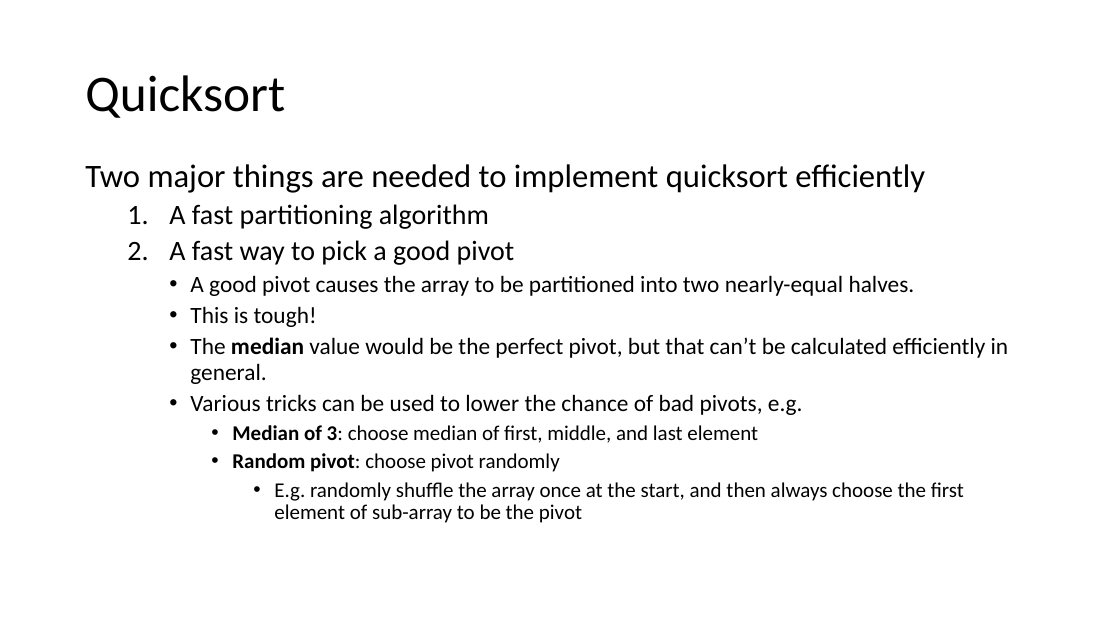
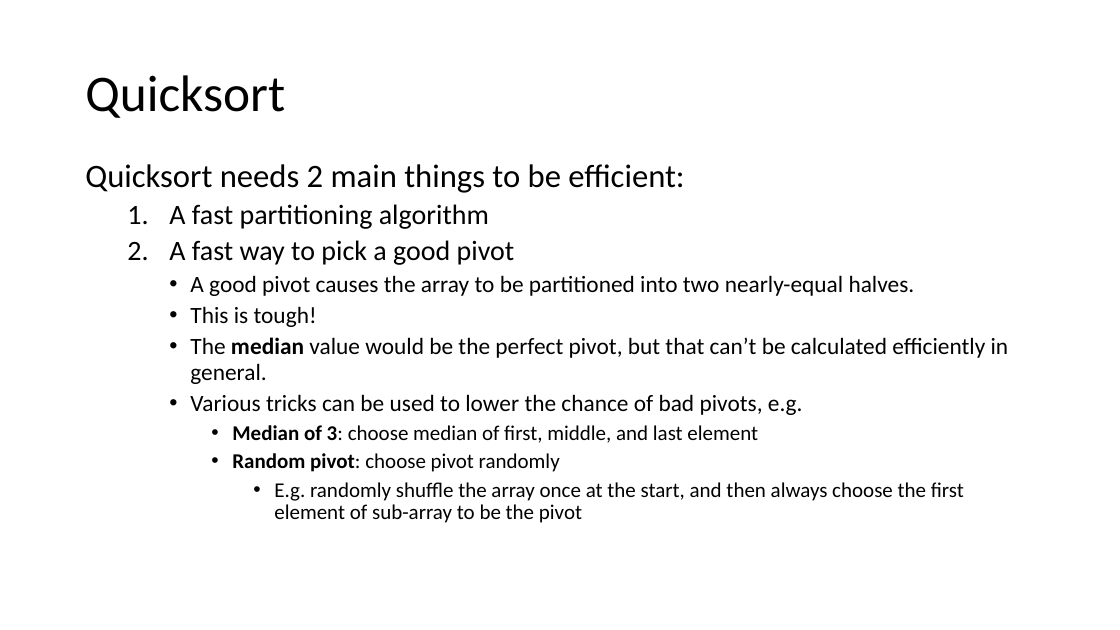
Before and after one commit to tjd1234/cmpt225fall2023, a slide deck: slide 53 of lecture_notes/week9/week9_sorting.pptx (slide 48 before the commit). Drawn at 1120x630 pixels with LibreOffice and Linux fonts; fonts in the diff are those of the drawing. Boxes give left, top, right and bottom in pixels: in the first picture for what was removed or moved away, otherwise in the second. Text is boxed around its words. In the diff, an @@ line names an element or a change of style, - is before the commit and + after.

```diff
--- a/lecture_notes/week9/week9_sorting.pptx
+++ b/lecture_notes/week9/week9_sorting.pptx
@@ text at (85,164,684,193): text changed @@
-Two major things are needed to implement quicksort efficiently
+Quicksort needs 2 main things to be efficient:
```
Also in this commit, not shown: 28 other slides changed, 5 slides added, 1 other file.
